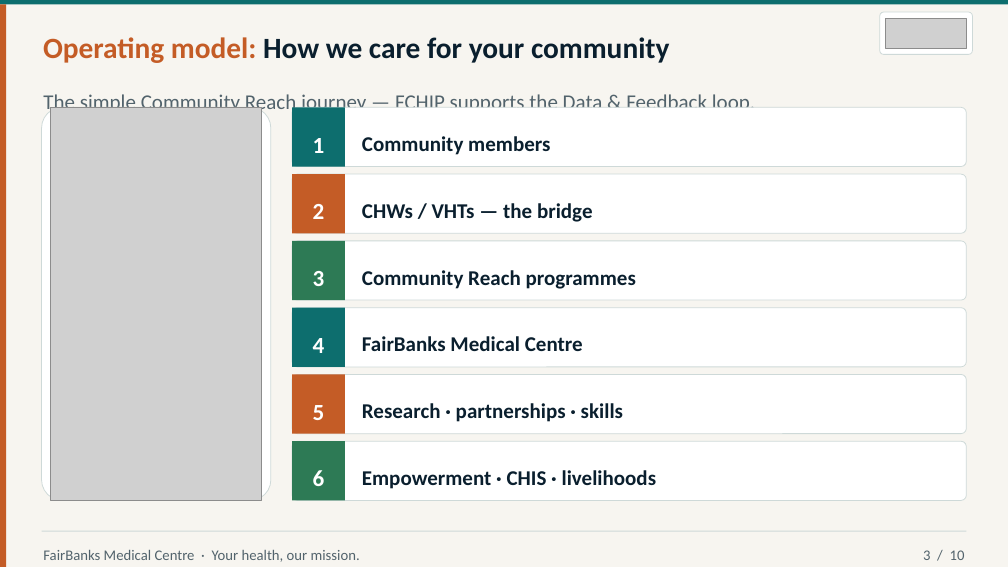
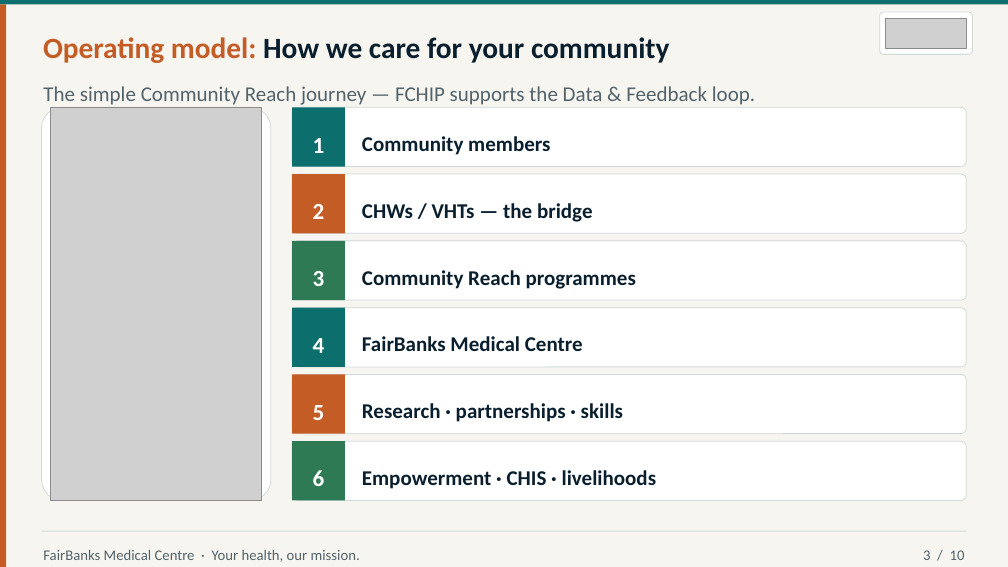
Before and after one commit to WASSWA2624/fairbanks, a slide deck: slide 3 of FCHIP_ppt.pptx. Drawn at 1008x567 pixels with LibreOffice and Linux fonts; fonts in the diff are those of the drawing; grey boxes stand for pictures. Boxes give left, top, right and bottom in pixels: in the first picture for what was removed or moved away, otherwise in the second. Text is boxed around its words. In the diff, an @@ line names an element or a change of style, - is before the commit and + after.

```diff
--- a/FCHIP_ppt.pptx
+++ b/FCHIP_ppt.pptx
@@ text "The simple Community Reach journey ...": place and size @@
-text "The simple Community Reach journey ..." at bbox=[43, 94, 755, 116]
+text "The simple Community Reach journey ..." at bbox=[43, 86, 755, 108]
```
Also in this commit, not shown: 2 other slides changed, 4 other files.
